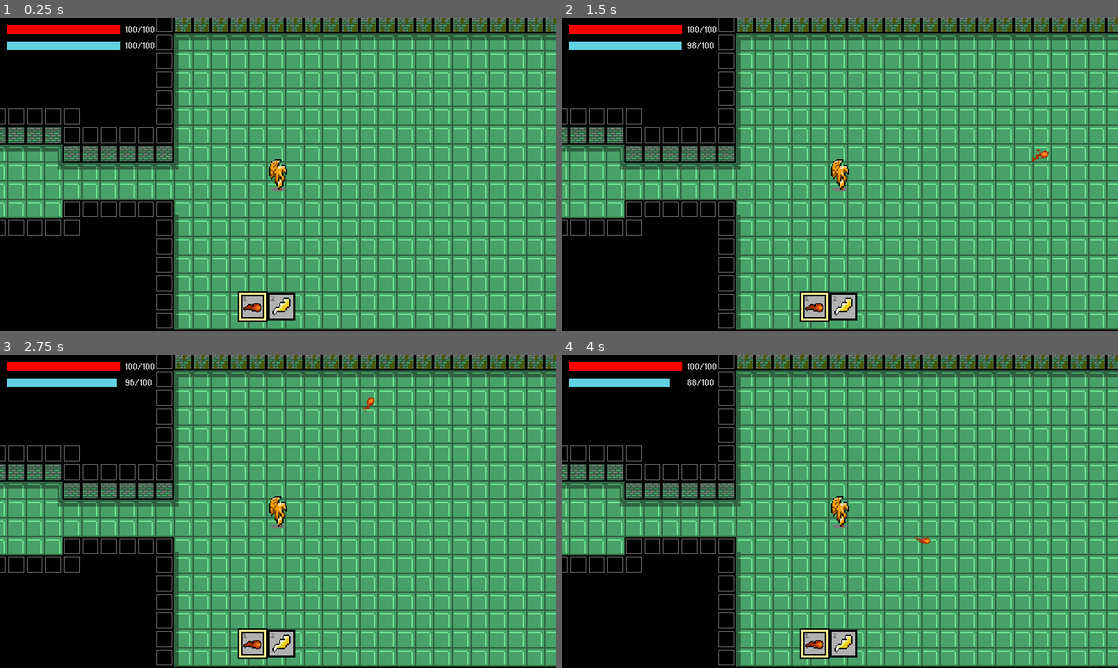
Above: before the commit, frames 1-4 (two rows, left to right).
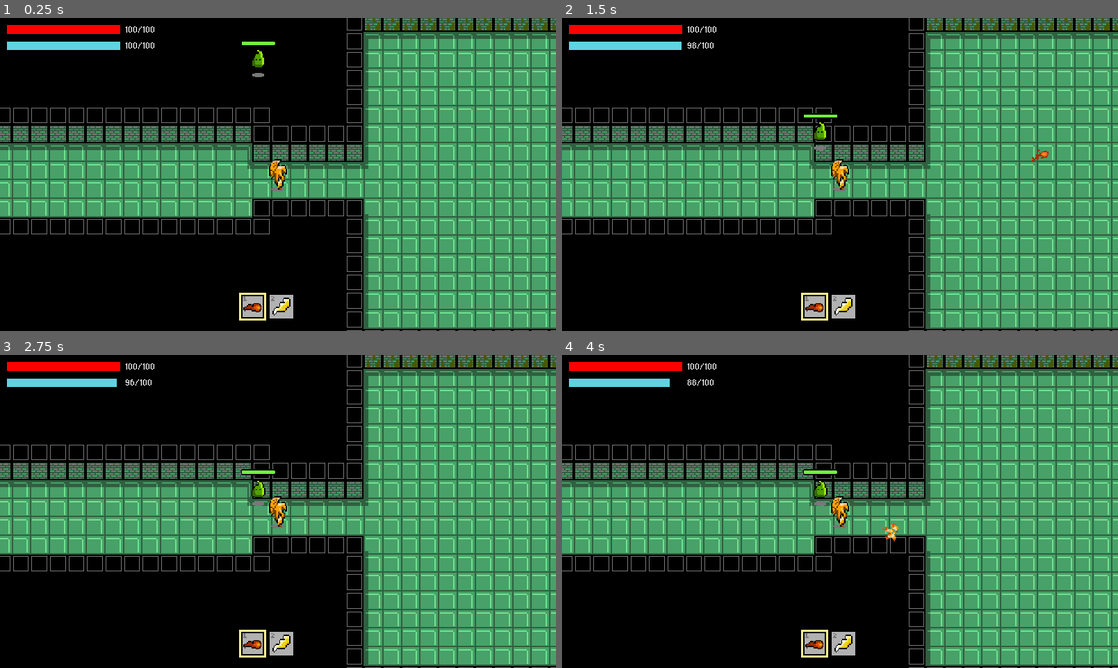
Above: after the commit, the same moments.

Repository: jonathanlin0/Theseus
Game: Godot game, scene res://Levels/Level3.tscn
Two runs of this game, one before a commit and one after it. Both use one fixed random seed, a clock stepped at 60 frames per second and the inputs below.
Inputs (mouse positions are in pixels of both pictures, inside the frame that each line leads up to):
- Up to frame 1 (0.25 s): no input
- Up to frame 2 (1.5 s): tap Enter (ui_accept) at 0.5, 0.77 s; move the mouse to (962, 158) at 0.52 s; hold Up (ui_up) 0.53-1.28 s; click (962, 158) at 0.6 s; move the mouse to (728, 190) at 1.27 s; tap Shift at 1.35 s
- Up to frame 3 (2.75 s): tap Enter (ui_accept) at 1.52 s; move the mouse to (333, 442) at 2.02 s; hold Up (ui_up) from 2.03 s (still down); click (333, 442) at 2.1 s
- Up to frame 4 (4 s): move the mouse to (812, 574) at 2.77 s; tap Shift at 2.85 s; click (812, 574) at 2.92 s; tap Enter (ui_accept) at 3.02, 3.77 s; move the mouse to (1006, 558) at 3.52 s; release Up (ui_up) at 3.53 s; click (1006, 558) at 3.6 s

The runs differ from the first frame. In frame 1, 52% of the frame differs, in the area x 0-100%, y 0-100%; in frame 2, 52%; in frame 3, 52%; in frame 4, 52%.

Commit message:
green slime created

Diff:
--- a/Theseus/Characters/Player.tscn
+++ b/Theseus/Characters/Player.tscn
@@ -244,13 +244,14 @@
 font_data = ExtResource( 14 )
 
 [node name="Player" type="KinematicBody2D"]
+collision_layer = 3
+collision_mask = 3
 script = ExtResource( 5 )
 
 [node name="CharacterAnimatedSprite" type="AnimatedSprite" parent="."]
 material = SubResource( 104 )
 frames = SubResource( 17 )
 animation = "run_right"
-frame = 2
 playing = true
 
 [node name="MainCollisionBox" type="CollisionShape2D" parent="."]
--- a/Theseus/Enemies/Chimera/Chimera.tscn
+++ b/Theseus/Enemies/Chimera/Chimera.tscn
@@ -298,7 +298,6 @@
 [node name="AnimatedSprite" type="AnimatedSprite" parent="."]
 frames = SubResource( 59 )
 animation = "idle"
-frame = 2
 playing = true
 
 [node name="CollisionShape2D" type="CollisionShape2D" parent="."]
--- a/Theseus/Enemies/Slime/Small_Slime.tscn
+++ b/Theseus/Enemies/Slime/Small_Slime.tscn
@@ -91,7 +91,7 @@
 material = SubResource( 17 )
 frames = SubResource( 15 )
 animation = "idle"
-frame = 3
+frame = 2
 playing = true
 
 [node name="CollisionShape2D" type="CollisionShape2D" parent="."]
--- /dev/null
+++ b/Theseus/Enemies/Spirits/Green_Spirit.gd
@@ -0,0 +1,80 @@
+extends KinematicBody2D
+
+var rand = RandomNumberGenerator.new()
+var drop = false
+var triggered = false
+var is_dead = false
+var health = master_data.spirit_health
+var velocity = Vector2(10, 0)
+var knockback = false
+
+const HEALTH_CAN = preload("res://Power_Ups/healthcanister_rare.tscn")
+
+# Called when the node enters the scene tree for the first time.
+func _ready():
+	$Health_Bar.setMax(master_data.spirit_health)
+	rand.randomize();
+	var num = rand.randf_range(0, 1)
+	print(num)
+	if num <= 0.75:
+		drop = true
+
+# Called every frame. 'delta' is the elapsed time since the previous frame.
+func _process(delta):
+	$Health_Bar.setValue(health)
+	if health <= 0:
+		dead()
+
+	if is_dead == false:
+
+		# used for player tracking
+		var difference_x = master_data.player_x - global_position.x
+		var difference_y = master_data.player_y - global_position.y
+
+		var net_distance = 0
+		net_distance = sqrt((difference_x * difference_x) + (difference_y * difference_y))
+
+		if net_distance <= master_data.slime_distance:
+
+			var sign_x = 0
+			var sign_y = 0
+
+			if abs(difference_x) > 16:
+				if difference_x > 0:
+					sign_x = 1
+				elif difference_x < 0:
+					sign_x = -1
+			if abs(difference_y) > 19:
+				if difference_y > 0:
+					sign_y = 1
+				elif difference_y < 0:
+					sign_y = -1
+			if !knockback:
+				velocity = Vector2(sign_x * 50,sign_y * 50)
+				velocity = move_and_slide(velocity)
+			elif knockback:
+				velocity = -Vector2(sign_x * 50,sign_y * 50) * (master_data.knockback_power * 1.5) * pow($knockback.time_left, 2)
+				velocity = move_and_slide(velocity)
+
+func damage(dmg):
+	triggered = true
+	health -= dmg
+	knockback = true
+	$knockback.start()
+
+func dead():
+	is_dead = true
+	$AnimatedSprite.play("dead")
+
+
+func _on_AnimatedSprite_animation_finished():
+	if is_dead:
+		if drop:
+			var drops = HEALTH_CAN.instance()
+			drops.global_position = $Position2D.global_position
+			get_parent().add_child(drops)
+		queue_free()
+
+
+func _on_knockback_timeout():
+	knockback = false
--- a/Theseus/Enemies/Spirits/Green_Spirit.tscn
+++ b/Theseus/Enemies/Spirits/Green_Spirit.tscn
@@ -1,7 +1,9 @@
-[gd_scene load_steps=13 format=2]
+[gd_scene load_steps=15 format=2]
 
 [ext_resource path="res://Enemies/Sprites/Spirits/spirits_green_death.png" type="Texture" id=1]
 [ext_resource path="res://Enemies/Sprites/Spirits/spirits_green.png" type="Texture" id=2]
+[ext_resource path="res://Misc/Health_Bar.tscn" type="PackedScene" id=3]
+[ext_resource path="res://Enemies/Spirits/Green_Spirit.gd" type="Script" id=4]
 
 [sub_resource type="AtlasTexture" id=1]
 atlas = ExtResource( 1 )
@@ -53,11 +55,31 @@
 height = 16.0
 
 [node name="Green_Spirit" type="KinematicBody2D"]
+collision_layer = 2
+collision_mask = 2
+script = ExtResource( 4 )
 
 [node name="AnimatedSprite" type="AnimatedSprite" parent="."]
 frames = SubResource( 9 )
+frame = 3
 playing = true
 
 [node name="CollisionShape2D" type="CollisionShape2D" parent="."]
 position = Vector2( -1, 2 )
 shape = SubResource( 10 )
+
+[node name="Health_Bar" parent="." instance=ExtResource( 3 )]
+margin_left = -51.0
+margin_top = -20.0
+margin_right = 49.0
+margin_bottom = 20.0
+rect_scale = Vector2( 0.3, 0.5 )
+
+[node name="Position2D" type="Position2D" parent="."]
+position = Vector2( -1, 11 )
+
+[node name="knockback" type="Timer" parent="."]
+wait_time = 0.5
+
+[connection signal="animation_finished" from="AnimatedSprite" to="." method="_on_AnimatedSprite_animation_finished"]
+[connection signal="timeout" from="knockback" to="." method="_on_knockback_timeout"]
--- a/Theseus/Levels/Level3.tscn
+++ b/Theseus/Levels/Level3.tscn
@@ -1,9 +1,10 @@
-[gd_scene load_steps=5 format=2]
+[gd_scene load_steps=6 format=2]
 
 [ext_resource path="res://Misc/Pause.tscn" type="PackedScene" id=1]
 [ext_resource path="res://Tile_Sets/tileset_green.tres" type="TileSet" id=2]
 [ext_resource path="res://Characters/Player.tscn" type="PackedScene" id=3]
 [ext_resource path="res://Enemies/Minotaur/Minotaur.tscn" type="PackedScene" id=4]
+[ext_resource path="res://Enemies/Spirits/Green_Spirit.tscn" type="PackedScene" id=5]
 
 [node name="Level3" type="Node2D"]
 
@@ -18,5 +19,8 @@
 [node name="Minotaur" parent="." instance=ExtResource( 4 )]
 position = Vector2( 366, 150 )
 
+[node name="Green_Spirit" parent="." instance=ExtResource( 5 )]
+position = Vector2( -95, 29 )
+
 [node name="Player" parent="." instance=ExtResource( 3 )]
-position = Vector2( 90, 138 )
+position = Vector2( -74, 139 )
--- a/Theseus/Master_Data.gd
+++ b/Theseus/Master_Data.gd
@@ -4,7 +4,7 @@
 # used to hold information and other global, useful functions
 # similar attributes grouped together for easier balance changes
 
-var enemy_names = ["Slime", "Small_Slime", "Small_Lizard", "Lizard_Boss", "Chimera"]
+var enemy_names = ["Slime", "Small_Slime", "Small_Lizard", "Lizard_Boss", "Chimera", "Green_Spirit"]
 
 # length of flash when a character gets damaged
 var flash_time = 0.1
@@ -32,6 +32,7 @@
 var small_lizard_health = 35
 var lizard_boss_health = 300
 var chimera_health = 250
+var spirit_health = 50
 
 # collection of the distance threshhold for player tracking from enemies
 var slime_distance = 225
@@ -70,6 +71,12 @@
 # power of knockback
 var knockback_power = 10
 
+# number of ememies defeated by the player, used to calculate score and spirit spawns
+var slimes_def = 0  # each contributes to 20% of a green spirit
+var lizards_def = 0  # each contributes to 50% of a green spirit
+var snakes_def = 0  # each contributes to 100% of a red spirit
+var chimeras_def = 0  # each contributes to 100% of a gold spirit
+
 # scene ordering
 var previous_scene = "title"
 
